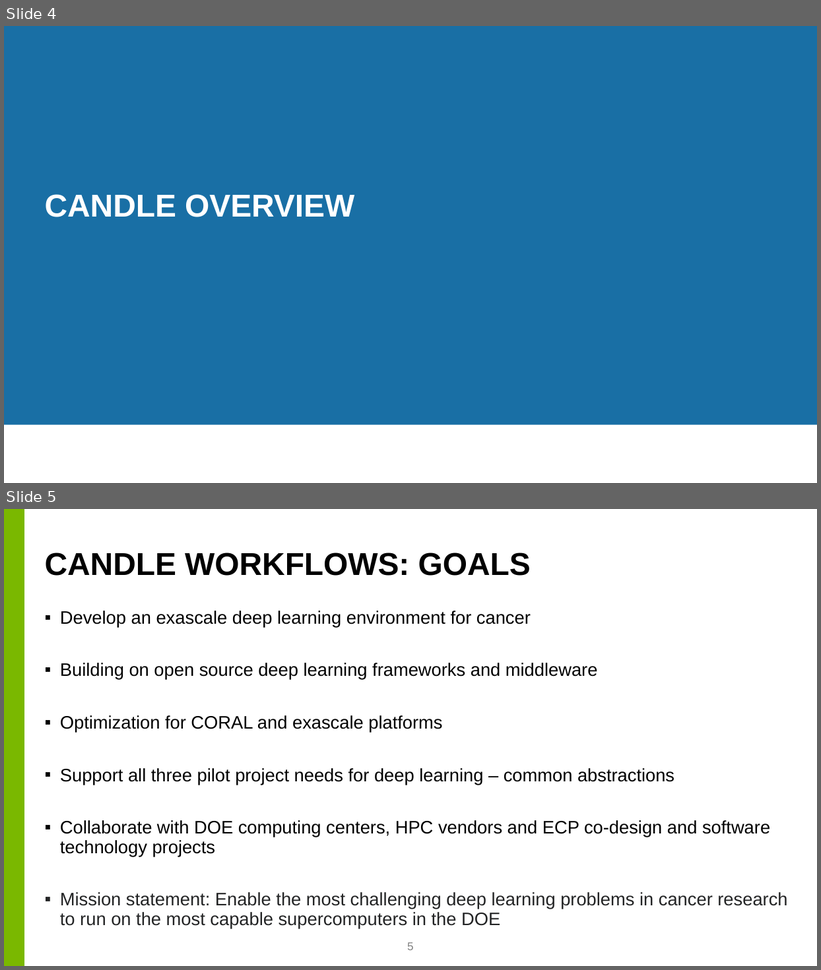
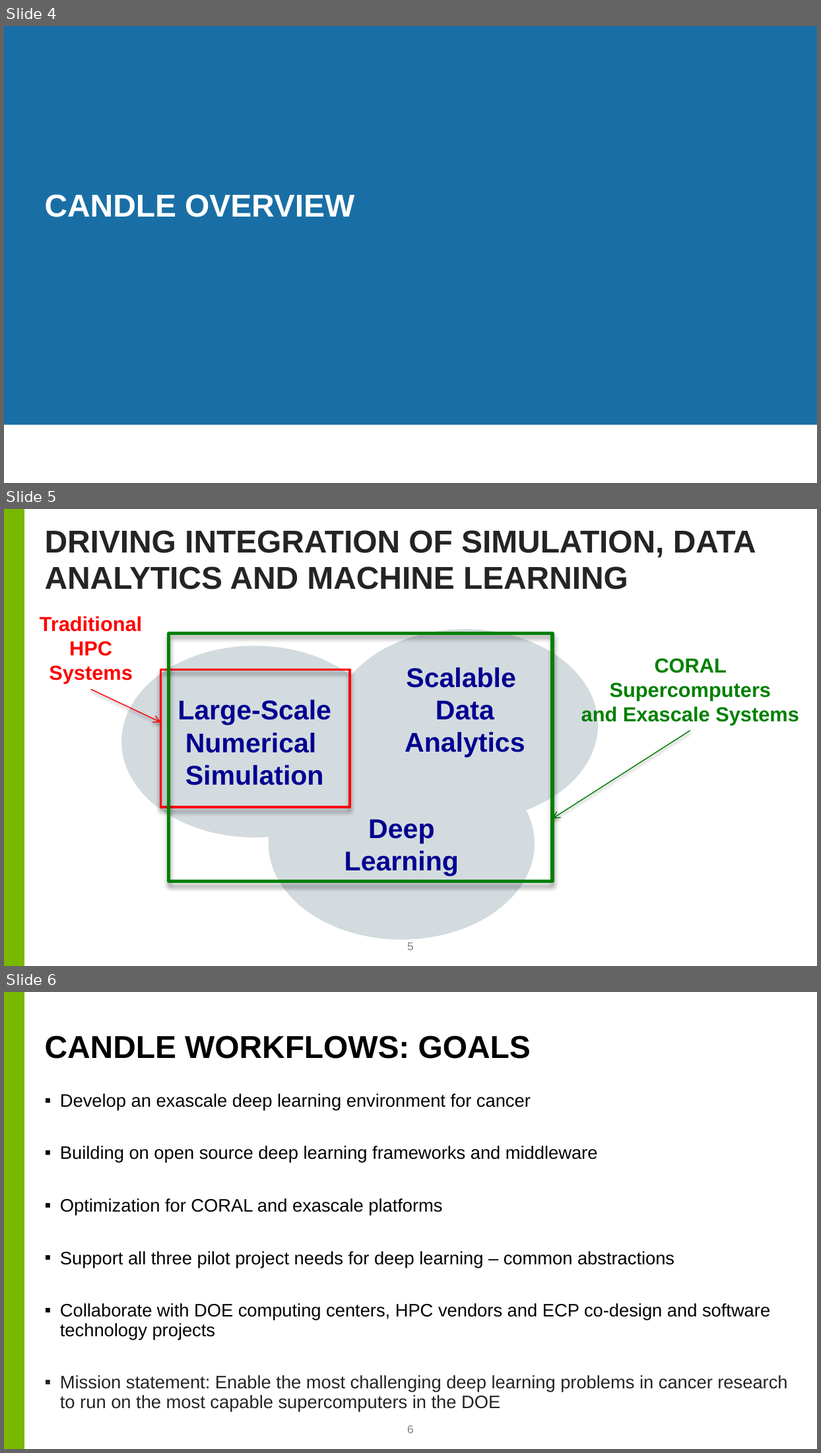
Before and after one commit to ECP-CANDLE/Tutorials, a slide deck: 2019/ECP/06.HPO/hpo.pptx. Shown one above the other, each under a label of ours: slides 4 and 5 before the commit, slides 4, 5 and 6 after it. The pictures are 821x970 and 821x1453 pixels, drawn with LibreOffice and Linux fonts; fonts in the diff are those of the drawing; background and template pictures are left out. Boxes give left, top, right and bottom in pixels: in the first picture for what was removed or moved away, otherwise in the second. Text is boxed around its words. In the diff, an @@ line names an element or a change of style, - is before the commit and + after.

```diff
--- a/2019/ECP/06.HPO/hpo.pptx
+++ b/2019/ECP/06.HPO/hpo.pptx
@@ slide 5 added at [4,509,817,966], background #FFFFFF; not listed: 1 template element that a slide beside it also shows @@
@@ title added at [45,530,756,590], 28 pt, text #232425, bold @@
+DRIVING INTEGRATION OF SIMULATION, DATA ANALYTICS AND MACHINE LEARNING
@@ text added at [40,616,143,684], 18 pt, text #FF0000, bold @@
+Traditional
+HPC
+Systems
@@ ellipse added at [122,646,388,838], fill #D3DBDF, 24 pt, text #000090, bold @@
+Large-Scale
+Numerical
+Simulation
@@ rectangle added at [169,633,553,881], outline #008000 3 pt @@
@@ ellipse added at [331,629,597,821], fill #D3DBDF, 24 pt, text #000090, bold @@
+Scalable
+Data Analytics
@@ text added at [582,658,799,725], 18 pt, text #008000, bold @@
+CORAL Supercomputers
+and Exascale Systems
@@ rectangle added at [161,670,350,807], outline #FF0000 2.25 pt @@
@@ arrow added from (91, 690) to (161, 723), #FF0000 0.85 pt @@
@@ arrow added from (690, 731) to (553, 819), #008000 0.85 pt @@
@@ ellipse added at [268,748,534,940], fill #D3DBDF, 24 pt, text #000090, bold @@
+Deep
+Learning
@@ page number added at [407,943,414,951], 10 pt, text #808080 @@
+5
@@ what was slide 5 is now slide 6 @@
@@ page number at [407,1426,414,1434]: text changed @@
-5
+6
```
Also in this commit, not shown: 5 slides changed, 4 other slides added, 3 slides removed.
